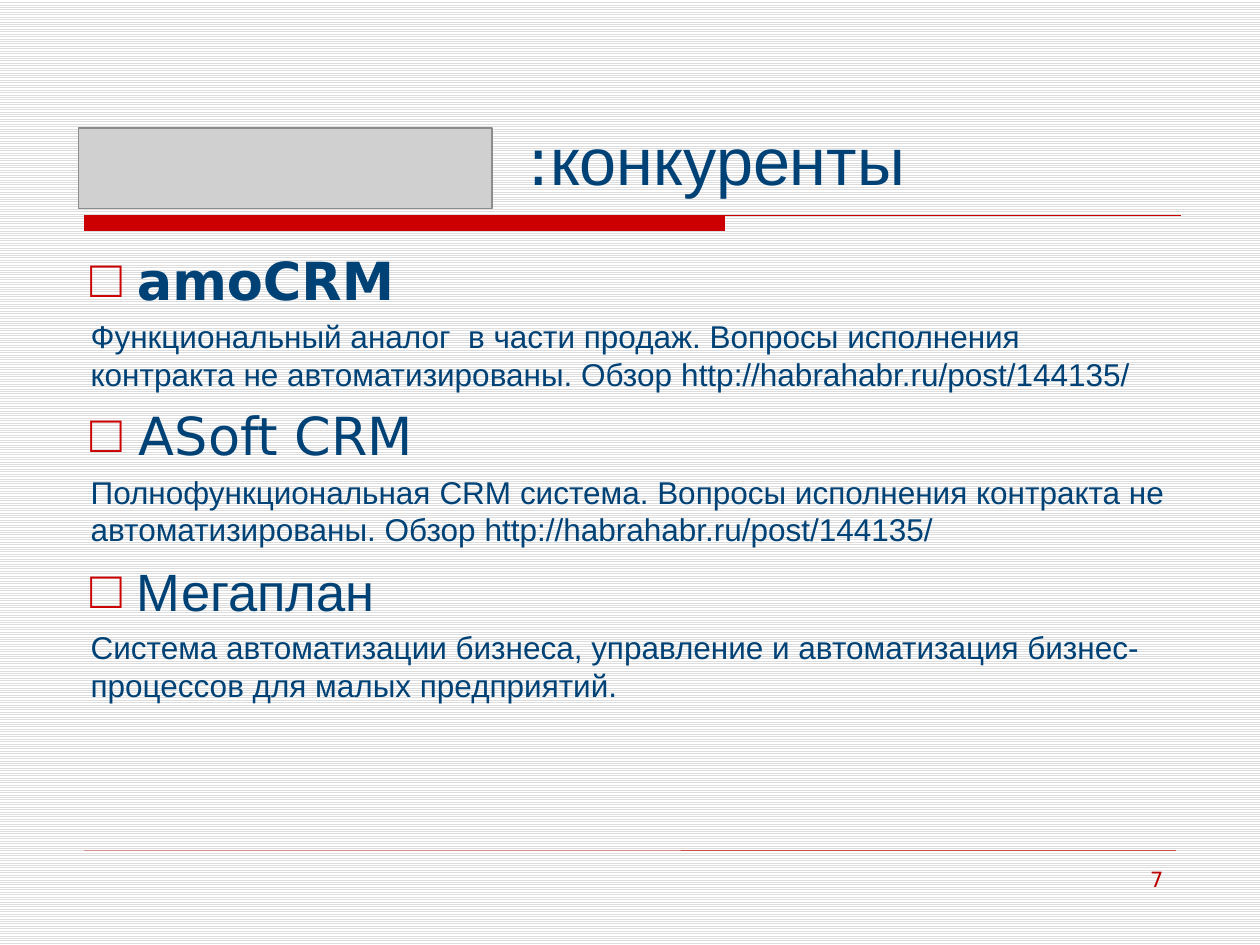
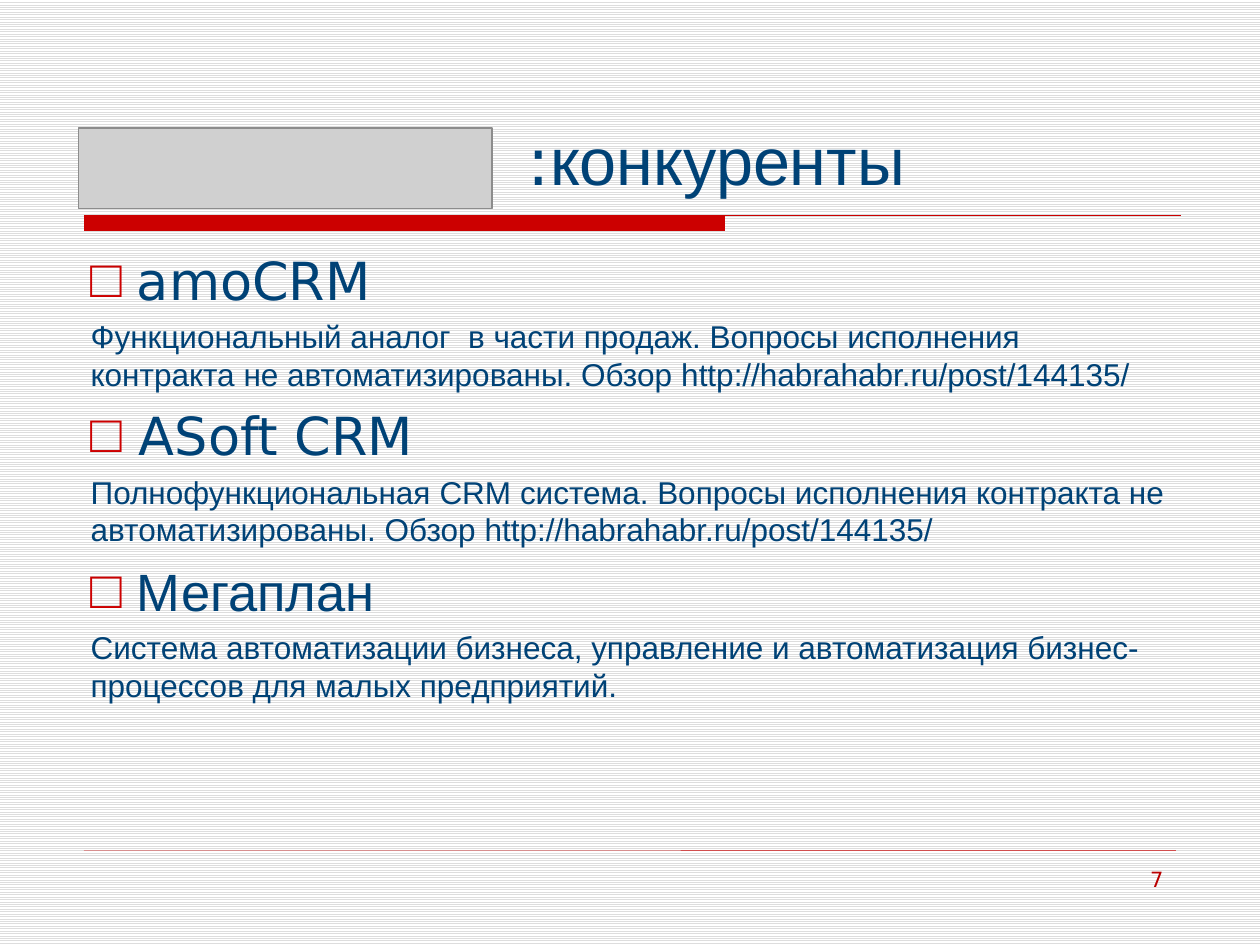
Before and after one commit to an-24/ipplan, a slide deck: slide 7 of documents/иППлан_4.pptx. Drawn at 1260x945 pixels with LibreOffice and Linux fonts; fonts in the diff are those of the drawing; grey boxes stand for pictures. Boxes give left, top, right and bottom in pixels: in the first picture for what was removed or moved away, otherwise in the second. Text is boxed around its words. In the diff, an @@ line names an element or a change of style, - is before the commit and + after.

```diff
--- a/documents/иППлан_4.pptx
+++ b/documents/иППлан_4.pptx
@@ text at [137,261,371,301]: bold off in "amoCRM" @@
```
Also in this commit, not shown: 3 other slides changed, 2 slides added, 1 slide removed, 54 other files.
